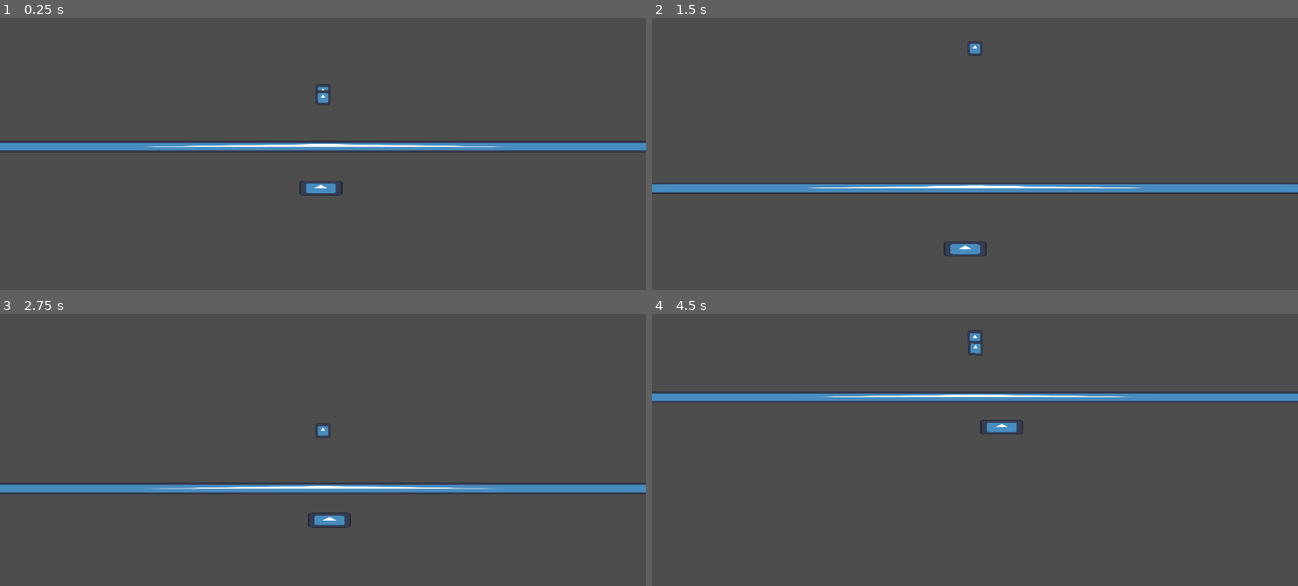
Above: before the commit, frames 1-4 (two rows, left to right).
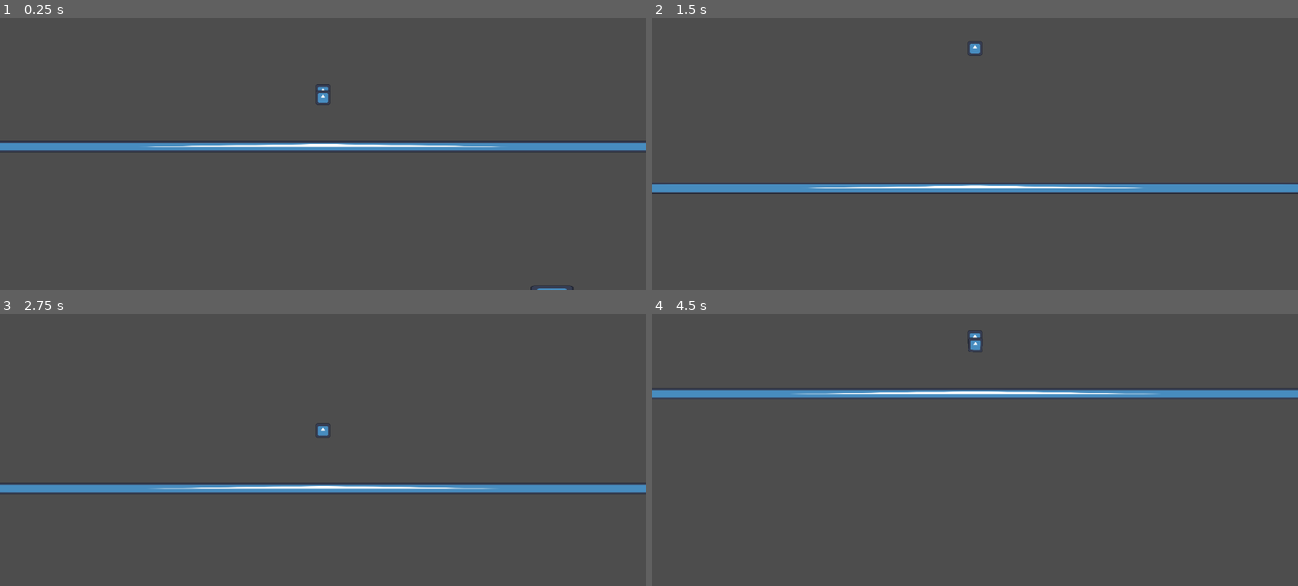
Above: after the commit, the same moments.

Repository: Shaydas1/UWGameJamSpring2025
Game: Godot game, scene res://Scenes/Main.tscn
Same seed, same stepped clock (60 frames per second), same inputs: the game is played once before the commit and once after it. The engine's default icon, where the game draws it, is replaced by a stand-in: a white triangle on a blue panel in a dark square.
Inputs:
- Up to frame 1 (0.25 s): no input
- Up to frame 2 (1.5 s): tap Enter (ui_accept) at 0.5, 0.77 s; hold Left (cast_angle_up) 0.53-1.28 s; tap Space (cast) at 0.6, 1.35 s; hold Right (cast_angle_down) from 1.28 s (still down)
- Up to frame 3 (2.75 s): tap Enter (ui_accept) at 1.52 s; release Right (cast_angle_down) at 2.03 s; hold Left (cast_angle_up) from 2.03 s (still down); tap Space (cast) at 2.1 s
- Up to frame 4 (4.5 s): tap Space (cast) at 2.85, 3.6, 4.35 s; tap Enter (ui_accept) at 3.02, 3.77 s; release Left (cast_angle_up) at 3.53 s; hold Right (cast_angle_down) from 3.53 s (still down)

The runs differ from the first frame. In frame 1, 0.3% of the frame differs, in the area x 46-89%, y 59-100%; in frame 2, 0.2%; in frame 3, 0.2%; in frame 4, 4.1%, in the area x 0-100%, y 7-45%.

Commit message:
Reworked patrol paths to use Line2D

Diff:
--- a/uwgamejamspring2025/Resources/dumbfish.tres
+++ b/uwgamejamspring2025/Resources/dumbfish.tres
@@ -1,12 +1,8 @@
-[gd_resource type="Resource" script_class="FishType" load_steps=4 format=3 uid="uid://d3tk31p4250ec"]
+[gd_resource type="Resource" script_class="FishType" load_steps=2 format=3 uid="uid://d3tk31p4250ec"]
 
-[ext_resource type="PackedScene" uid="uid://coyy6wij5we2q" path="res://Scenes/Fish/dumbfish.tscn" id="1_2k30r"]
 [ext_resource type="Script" uid="uid://chc1mao8ybiog" path="res://Scripts/Fish/fish_type.gd" id="1_lv7hy"]
-[ext_resource type="PackedScene" uid="uid://neje5hmc0e3q" path="res://Scenes/Fish/caught_dumbfish.tscn" id="2_ss05e"]
 
 [resource]
 script = ExtResource("1_lv7hy")
-active_fish = ExtResource("1_2k30r")
-caught_fish = ExtResource("2_ss05e")
 score = 0
 metadata/_custom_type_script = "uid://chc1mao8ybiog"
--- a/uwgamejamspring2025/Scenes/Fish/blobfish.tscn
+++ b/uwgamejamspring2025/Scenes/Fish/Active fish/blobfish.tscn
@@ -1,8 +1,7 @@
-[gd_scene load_steps=8 format=3 uid="uid://bbss0dxrgjsvn"]
+[gd_scene load_steps=7 format=3 uid="uid://bbss0dxrgjsvn"]
 
 [ext_resource type="Script" uid="uid://d0pttjiudtjan" path="res://Scripts/Fish/blobfish.gd" id="1_gkfby"]
 [ext_resource type="Texture2D" uid="uid://ndpwmba1hhrc" path="res://icon.svg" id="3_2vrtk"]
-[ext_resource type="PackedScene" uid="uid://cq0xwuyd6grxr" path="res://Scenes/States/state_dead.tscn" id="3_gkfby"]
 [ext_resource type="PackedScene" uid="uid://cgjm785q5sf6g" path="res://Scenes/States/state_flee.tscn" id="4_2vrtk"]
 [ext_resource type="PackedScene" uid="uid://bg8bh3jp0r6bp" path="res://Scenes/States/state_wander.tscn" id="5_sxe30"]
 
@@ -27,8 +26,6 @@
 rotation = 1.5708
 shape = SubResource("CapsuleShape2D_gkfby")
 
-[node name="StateDead" parent="." instance=ExtResource("3_gkfby")]
-
 [node name="StateFleeing" parent="." node_paths=PackedStringArray("exit_state") instance=ExtResource("4_2vrtk")]
 exit_state = NodePath("../StateWander")
 
--- a/uwgamejamspring2025/Scenes/Fish/dumbfish.tscn
+++ b/uwgamejamspring2025/Scenes/Fish/Active fish/dumbfish.tscn
@@ -1,12 +1,14 @@
-[gd_scene load_steps=3 format=3 uid="uid://coyy6wij5we2q"]
+[gd_scene load_steps=4 format=3 uid="uid://coyy6wij5we2q"]
 
 [ext_resource type="Texture2D" uid="uid://ndpwmba1hhrc" path="res://icon.svg" id="1_1e3xm"]
+[ext_resource type="Script" uid="uid://d2g6bi2ve7yog" path="res://Scripts/Fish/active_fish.gd" id="1_r6xqw"]
 
 [sub_resource type="CapsuleShape2D" id="CapsuleShape2D_3cdss"]
 radius = 89.0
 height = 474.0
 
 [node name="Dumbfish" type="CharacterBody2D"]
+script = ExtResource("1_r6xqw")
 
 [node name="Sprite2D" type="Sprite2D" parent="."]
 position = Vector2(0, -2.98023e-08)
--- /dev/null
+++ b/uwgamejamspring2025/Scenes/Fish/Caught fish/caught_dumbfish.tscn
@@ -0,0 +1,19 @@
+[gd_scene load_steps=5 format=3 uid="uid://neje5hmc0e3q"]
+
+[ext_resource type="Script" uid="uid://bkctujqxxi20i" path="res://Scripts/Fish/caught_fish.gd" id="1_bdptf"]
+[ext_resource type="Script" uid="uid://chc1mao8ybiog" path="res://Scripts/Fish/fish_type.gd" id="2_jbg68"]
+[ext_resource type="Texture2D" uid="uid://ndpwmba1hhrc" path="res://icon.svg" id="3_ushx5"]
+
+[sub_resource type="Resource" id="Resource_0qw0s"]
+script = ExtResource("2_jbg68")
+score = 0
+metadata/_custom_type_script = "uid://chc1mao8ybiog"
+
+[node name="CaughtDumbfish" type="Node2D"]
+script = ExtResource("1_bdptf")
+type = SubResource("Resource_0qw0s")
+
+[node name="Sprite2D" type="Sprite2D" parent="."]
+position = Vector2(0, -2.98023e-08)
+scale = Vector2(3, 1.032)
+texture = ExtResource("3_ushx5")
--- a/uwgamejamspring2025/Scenes/Fish/caught_dumbfish.tscn
+++ /dev/null
@@ -1,19 +0,0 @@
-[gd_scene load_steps=5 format=3 uid="uid://neje5hmc0e3q"]
-
-[ext_resource type="Texture2D" uid="uid://ndpwmba1hhrc" path="res://icon.svg" id="1_d8rjo"]
-[ext_resource type="Script" uid="uid://bkctujqxxi20i" path="res://Scripts/Fish/caught_fish.gd" id="1_o06nn"]
-[ext_resource type="Script" uid="uid://chc1mao8ybiog" path="res://Scripts/Fish/fish_type.gd" id="2_1p0yh"]
-
-[sub_resource type="Resource" id="Resource_0qw0s"]
-script = ExtResource("2_1p0yh")
-score = 0
-metadata/_custom_type_script = "uid://chc1mao8ybiog"
-
-[node name="CaughtDumbfish" type="Node2D"]
-script = ExtResource("1_o06nn")
-type = SubResource("Resource_0qw0s")
-
-[node name="Sprite2D" type="Sprite2D" parent="."]
-position = Vector2(0, -2.98023e-08)
-scale = Vector2(3, 1.032)
-texture = ExtResource("1_d8rjo")
--- a/uwgamejamspring2025/Scenes/Main.tscn
+++ b/uwgamejamspring2025/Scenes/Main.tscn
@@ -1,10 +1,10 @@
 [gd_scene load_steps=7 format=3 uid="uid://clb53t7igyyw6"]
 
-[ext_resource type="PackedScene" uid="uid://bbss0dxrgjsvn" path="res://Scenes/Fish/blobfish.tscn" id="1_r150o"]
-[ext_resource type="PackedScene" uid="uid://bmw64rxg2i8do" path="res://Scenes/Patrol pathes/patrol_path_1.tscn" id="2_idj7w"]
+[ext_resource type="PackedScene" uid="uid://bbss0dxrgjsvn" path="res://Scenes/Fish/Active fish/blobfish.tscn" id="1_r150o"]
 [ext_resource type="PackedScene" uid="uid://bh31uecwwg144" path="res://Scenes/Player/player.tscn" id="3_pbw6q"]
 [ext_resource type="PackedScene" uid="uid://d0ysbbmva5x1m" path="res://Scenes/Player/hook.tscn" id="4_v1gob"]
 [ext_resource type="Texture2D" uid="uid://ndpwmba1hhrc" path="res://icon.svg" id="5_jw32o"]
+[ext_resource type="PackedScene" uid="uid://desglenogeru6" path="res://Scenes/Patrol pathes/patrol_path_2.tscn" id="5_pbw6q"]
 
 [sub_resource type="RectangleShape2D" id="RectangleShape2D_50glp"]
 size = Vector2(151.969, 130.538)
@@ -38,7 +38,7 @@
 texture = ExtResource("5_jw32o")
 
 [node name="Blobfish" parent="." node_paths=PackedStringArray("patrol_path_node") instance=ExtResource("1_r150o")]
-position = Vector2(10, 778)
-patrol_path_node = NodePath("PatrolPath1")
+position = Vector2(2082, 1710)
+patrol_path_node = NodePath("PatrolPath2")
 
-[node name="PatrolPath1" parent="Blobfish" instance=ExtResource("2_idj7w")]
+[node name="PatrolPath2" parent="Blobfish" instance=ExtResource("5_pbw6q")]
--- /dev/null
+++ b/uwgamejamspring2025/Scenes/Patrol pathes/patrol_path_2.tscn
@@ -0,0 +1,4 @@
+[gd_scene format=3 uid="uid://desglenogeru6"]
+
+[node name="PatrolPath2" type="Line2D"]
+points = PackedVector2Array(-1162, 1, -360, -567, 363, -584, 1186, -3, 384, 435, -423, 431)
--- a/uwgamejamspring2025/Scenes/Player/hook.tscn
+++ b/uwgamejamspring2025/Scenes/Player/hook.tscn
@@ -20,7 +20,7 @@
 [node name="CollisionShape2D" type="CollisionShape2D" parent="."]
 shape = SubResource("CircleShape2D_qk2li")
 
-[node name="Area2D" type="Area2D" parent="."]
+[node name="Area2D" type="Area2D" parent="." groups=["hook"]]
 
 [node name="CollisionShape2D" type="CollisionShape2D" parent="Area2D"]
 shape = SubResource("CircleShape2D_1q8x0")
--- a/uwgamejamspring2025/Scenes/Testing/JTest.tscn
+++ b/uwgamejamspring2025/Scenes/Testing/JTest.tscn
@@ -3,9 +3,9 @@
 [ext_resource type="PackedScene" uid="uid://bh31uecwwg144" path="res://Scenes/Player/player.tscn" id="1_3qv5u"]
 [ext_resource type="PackedScene" uid="uid://d0ysbbmva5x1m" path="res://Scenes/Player/hook.tscn" id="2_1nd7i"]
 [ext_resource type="Texture2D" uid="uid://ndpwmba1hhrc" path="res://icon.svg" id="3_kql15"]
-[ext_resource type="PackedScene" uid="uid://bbss0dxrgjsvn" path="res://Scenes/Fish/blobfish.tscn" id="4_q288x"]
+[ext_resource type="PackedScene" uid="uid://bbss0dxrgjsvn" path="res://Scenes/Fish/Active fish/blobfish.tscn" id="4_q288x"]
 [ext_resource type="PackedScene" uid="uid://bmw64rxg2i8do" path="res://Scenes/Patrol pathes/patrol_path_1.tscn" id="5_gwxsi"]
-[ext_resource type="PackedScene" uid="uid://coyy6wij5we2q" path="res://Scenes/Fish/dumbfish.tscn" id="6_1nd7i"]
+[ext_resource type="PackedScene" uid="uid://coyy6wij5we2q" path="res://Scenes/Fish/Active fish/dumbfish.tscn" id="6_1nd7i"]
 
 [sub_resource type="RectangleShape2D" id="RectangleShape2D_gt3v2"]
 size = Vector2(151.969, 130.538)
--- a/uwgamejamspring2025/Scripts/Fish/active_fish.gd
+++ b/uwgamejamspring2025/Scripts/Fish/active_fish.gd
@@ -13,7 +13,9 @@
 	update_state(delta)
 
 func update_state(delta: float) -> void:
-	#print(current_state)
+	if (!current_state):
+		return
+
 	next_state = current_state.update()
 
 	if next_state != current_state:
--- a/uwgamejamspring2025/Scripts/Fish/blobfish.gd
+++ b/uwgamejamspring2025/Scripts/Fish/blobfish.gd
@@ -1,6 +1,6 @@
 extends ActiveFish
 
-@export var patrol_path_node : PatrolPath
+@export var patrol_path_node : Line2D
 
 func _ready():
 	current_state = $StateWander
--- a/uwgamejamspring2025/Scripts/States/state_flee.gd
+++ b/uwgamejamspring2025/Scripts/States/state_flee.gd
@@ -14,6 +14,8 @@
 	return self
 
 func enter():
+	done_fleeing = false
+
 	timer.start()
 
 	var move_direction = (fish.global_position - threat_location).normalized()
@@ -23,6 +25,5 @@
 
 
 func _on_timer_timeout() -> void:
-	print("Timer done! Should stop fleeing now...")
 	timer.stop()
 	done_fleeing = true
--- a/uwgamejamspring2025/Scripts/States/state_wander.gd
+++ b/uwgamejamspring2025/Scripts/States/state_wander.gd
@@ -3,14 +3,22 @@
 @export var exit_state : State
 @export var dest_tol : float
 
-var patrol_path : Array[Vector2]
+var patrol_path : Line2D
 var cur_patrol_dest_idx : int
 
 @onready var fish = get_parent()
 @onready var threat_box = $ThreatBox
 
-func initialize(patrol_path_node : PatrolPath) -> void:
-	patrol_path = patrol_path_node.get_patrol_path()
+func initialize(non_global_patrol_path : Line2D) -> void:
+
+	patrol_path = non_global_patrol_path
+
+	# The patrol path is made relative to (0, 0), we want the path in global pos
+	for idx in range(non_global_patrol_path.get_point_count()):
+		patrol_path.set_point_position(
+			idx,
+			non_global_patrol_path.get_point_position(idx) + fish.global_position
+			)
 
 	cur_patrol_dest_idx = 0
 	set_next_patrol_destination()
@@ -22,7 +30,7 @@
 # Assumes a patrol path exists.
 func set_next_patrol_destination() -> void:
 	cur_patrol_dest_idx = incr_patrol_idx(cur_patrol_dest_idx)
-	var destination = patrol_path[cur_patrol_dest_idx]
+	var destination = patrol_path.get_point_position(cur_patrol_dest_idx)
 
 	var move_direction = (destination - fish.global_position).normalized()
 
@@ -30,15 +38,15 @@
 	fish.velocity.y = move_direction.y * fish.move_speed
 
 func incr_patrol_idx(idx : int) -> int:
-	if (idx >= patrol_path.size() - 1):
+	if (idx >= patrol_path.get_point_count() - 1):
 		return 0
 	return idx + 1
 
-# Inherited methdos
+# Inherited methods
 func update() -> State:
 	# Check if we have hit our destination
-	if (patrol_path.size() != 0):
-		var destination = patrol_path[cur_patrol_dest_idx]
+	if (patrol_path.get_point_count() != 0):
+		var destination = patrol_path.get_point_position(cur_patrol_dest_idx)
 
 		if (abs(fish.global_position - destination).length() < dest_tol):
 			# If so, call set_next_patrol_destination
@@ -47,11 +55,10 @@
 	# Check if player is detected
 	var overlapping_bodies = threat_box.get_overlapping_areas()
 
-	# OVERLAP DETECTION NOT TESTED YET
 	for overlapping_body in overlapping_bodies:
 		if overlapping_body.is_in_group("hook"):
 			# If so, set the location of the player in state_flee and return state_flee
-			exit_state.threat_location = overlapping_body
+			exit_state.threat_location = overlapping_body.global_position
 			return exit_state
 
 	# FOR TESTING:
@@ -67,19 +74,21 @@
 
 func enter():
 	# need a patrol path to return to, or we just do nothing
-	if patrol_path.size() <= 0:
+	if patrol_path.get_point_count() <= 0:
 		return
 
 	# find nearest point
 	var closest_patrol_point_idx = 0
 
-	for idx in range(patrol_path.size()):
-		if dist_from_fish(patrol_path[idx]) < dist_from_fish(patrol_path[closest_patrol_point_idx]):
+	for idx in range(patrol_path.get_point_count()):
+		var idx_point_dist = dist_from_fish(patrol_path.get_point_position(idx))
+		var min_dist = dist_from_fish(patrol_path.get_point_position(closest_patrol_point_idx))
+		if idx_point_dist < min_dist:
 			closest_patrol_point_idx = idx
 
 	# set that as the current point to seek
 	cur_patrol_dest_idx = closest_patrol_point_idx
-	var destination = patrol_path[closest_patrol_point_idx]
+	var destination = patrol_path.get_point_position(closest_patrol_point_idx)
 
 	var move_direction = (destination - fish.global_position).normalized()
 
